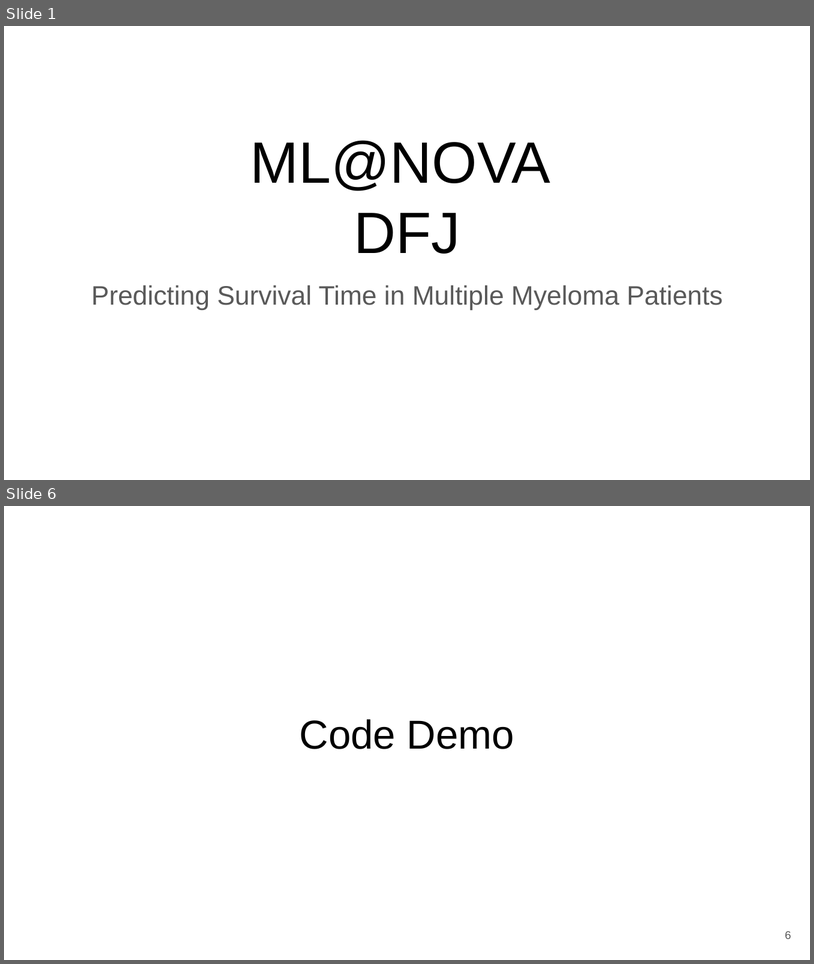
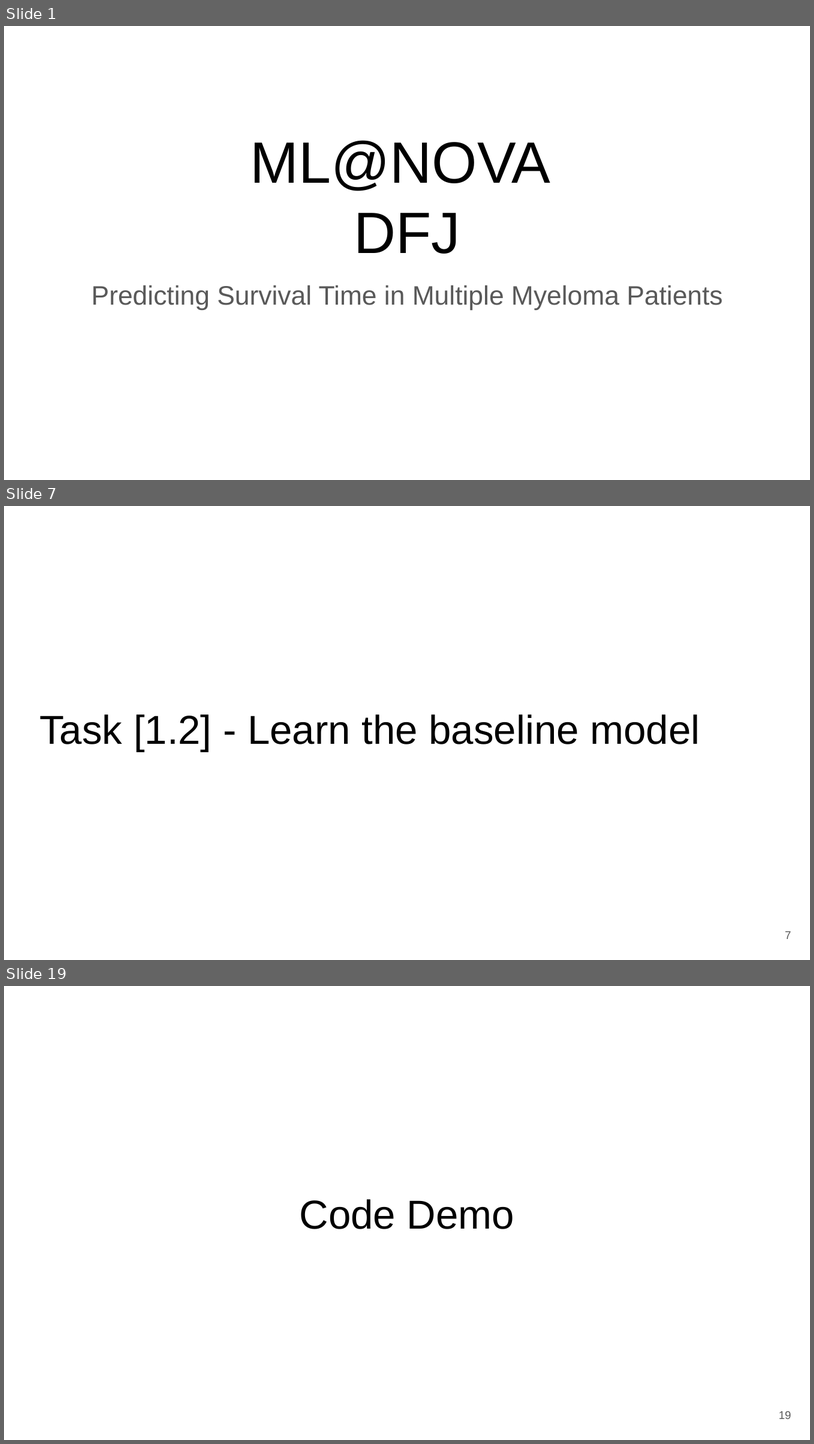
Before and after one commit to zepedrocosta/AA-Projeto2, a slide deck: Slides.pptx. Shown one above the other, each under a label of ours: slides 1 and 6 before the commit, slides 1, 7 and 19 after it; the slides between them are not shown. The pictures are 814x964 and 814x1444 pixels, drawn with LibreOffice and Linux fonts; fonts in the diff are those of the drawing. Boxes give left, top, right and bottom in pixels: in the first picture for what was removed or moved away, otherwise in the second. Text is boxed around its words. In the diff, an @@ line names an element or a change of style, - is before the commit and + after.

Commit message:
Add detailed documentation til 2.2
Expanded notebook sections with step-by-step documentation for data preparation, baseline modeling, advanced regression methods, and evaluation. Added detailed bullet points describing missing value analysis, cleaning, feature exploration, validation strategies, model training, hyperparameter selection, performance metrics, and visualization. Improves clarity and reproducibility of the workflow.

```diff
--- a/Slides.pptx
+++ b/Slides.pptx
@@ slide 7 added at box(4, 506, 810, 960), background #FFFFFF @@
@@ title added at box(39, 714, 700, 751), 36 pt, text #000000 @@
+Task [1.2] - Learn the baseline model
@@ page number added at box(785, 931, 791, 939), 10 pt, text #595959 @@
+7
@@ what was slide 6 is now slide 19 @@
@@ page number at box(779, 1411, 792, 1419): text changed @@
-6
+19
```
Also in this commit, not shown: 4 slides changed, 12 other slides added, 1 other file.
